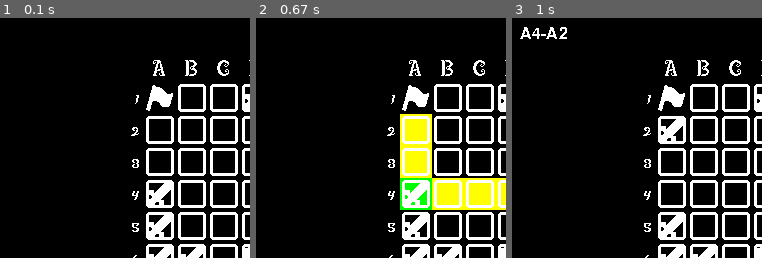
Above: before the commit, frames 1-3 (left to right).
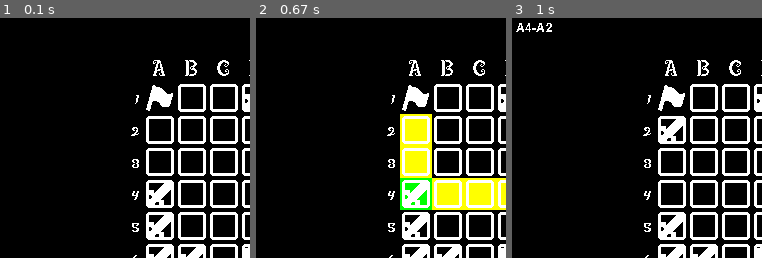
Above: after the commit, the same moments.

Repository: joaquinkiko/hnefatafl-pygame
Game: pygame game, started from main.py
The game is run twice, just before and just after one commit, with the same random seed, the same clock (stepped at 60 frames per second) and the same inputs.
Inputs (mouse positions are % of the whole screen's width and height, from its top left):
- Up to frame 1 (0.1 s): no input
- Up to frame 2 (0.67 s): click (32, 37) at 0.38 s
- Up to frame 3 (1 s): click (32, 23) at 0.72 s
The pictures show only the part of the screen within x 0-50%, y 0-50%; the shares and areas given below are measured in that part.

Frames 1-2 are identical in both runs. In frame 3, 0.5% of the frame differs, in the area x 1-22%, y 2-9%.

Commit message:
Adjust log font sizing

Diff:
--- a/main.py
+++ b/main.py
@@ -33,10 +33,10 @@
 FONT_BOARD_COLOR: pygame.Color = pygame.Color(255, 255, 255)
 FONT_BOARD_SPACING: int = 4
 # Log font
-FONT_LOG_SIZE: int = 24
+FONT_LOG_SIZE: int = 18
 FONT_LOG_COLOR: pygame.Color = pygame.Color(255, 255, 255)
 FONT_LOG_SPACING: int = 8
-FONT_LOG_TOP_LEFT: tuple[int, int] = (8, 8)
+FONT_LOG_TOP_LEFT: tuple[int, int] = (4, 4)
 # Status font
 FONT_STATUS_SIZE: int = 16
 FONT_STATUS_COLOR: pygame.Color = pygame.Color(255, 255, 255)
